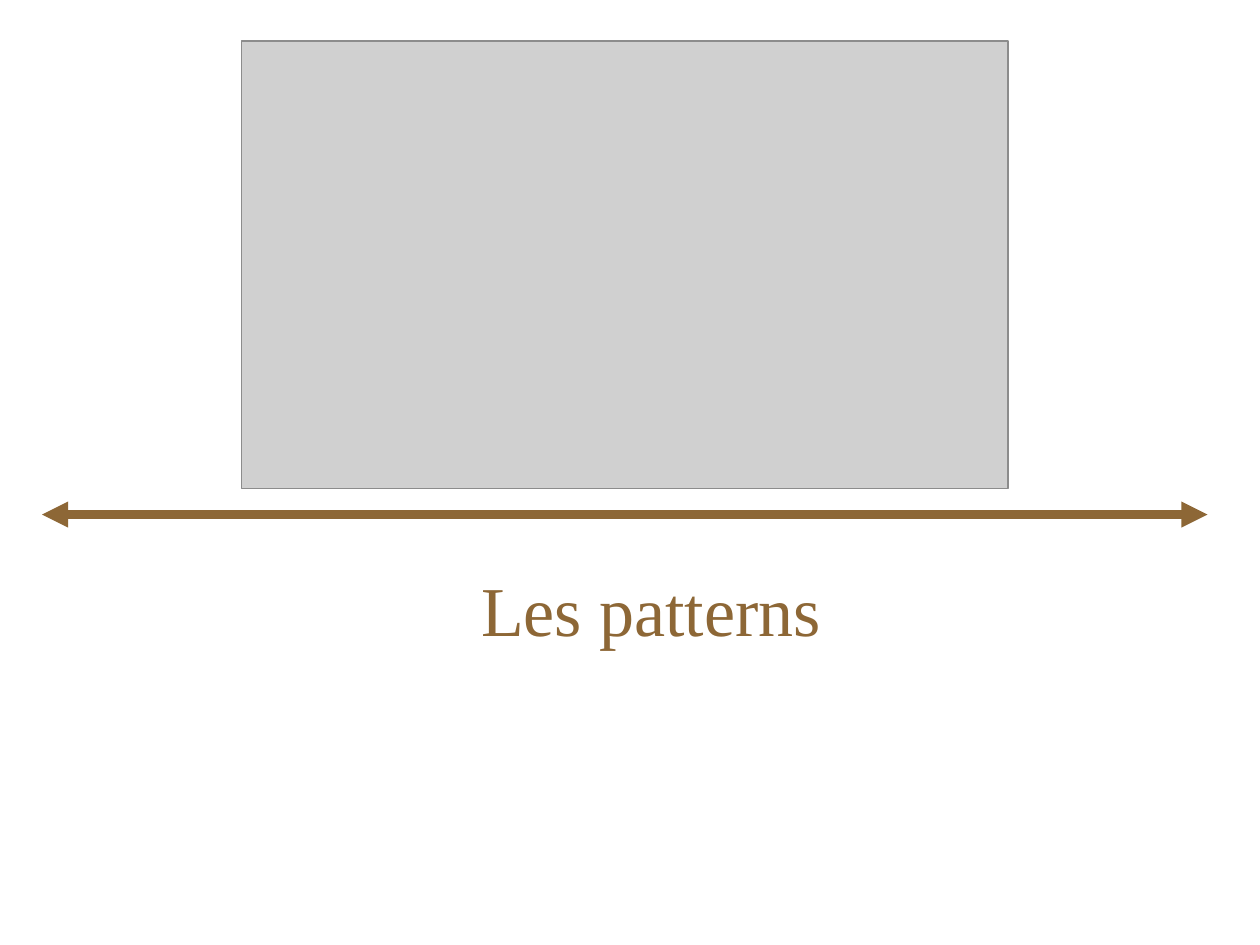
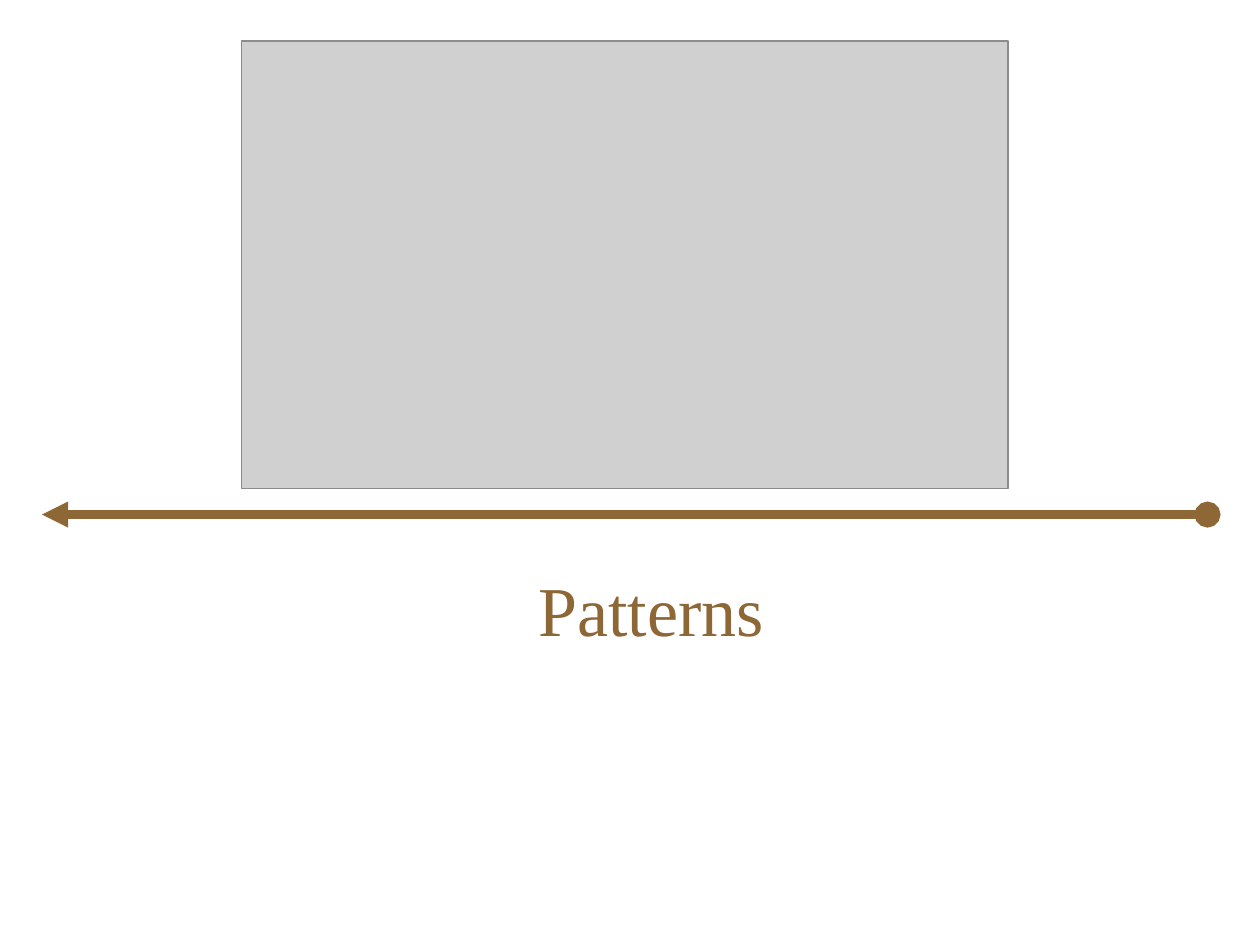
Before and after one commit to bryan-brancotte/projetgl-2008, a slide deck: slide 2 of doc/Soutenance/iGo_Soutenance_Bryan.ppt. Drawn at 1260x945 pixels with LibreOffice and Linux fonts; fonts in the diff are those of the drawing; grey boxes stand for pictures. Boxes give left, top, right and bottom in pixels: in the first picture for what was removed or moved away, otherwise in the second. Text is boxed around its words. In the diff, an @@ line names an element or a change of style, - is before the commit and + after.

```diff
--- a/doc/Soutenance/iGo_Soutenance_Bryan.ppt
+++ b/doc/Soutenance/iGo_Soutenance_Bryan.ppt
@@ double arrow (42, 514) - (1207, 514): arrowheads changed @@
@@ title at (538,590,763,637): text changed @@
-Les patterns
+Patterns
```
Also in this commit, not shown: 9 other slides changed.
